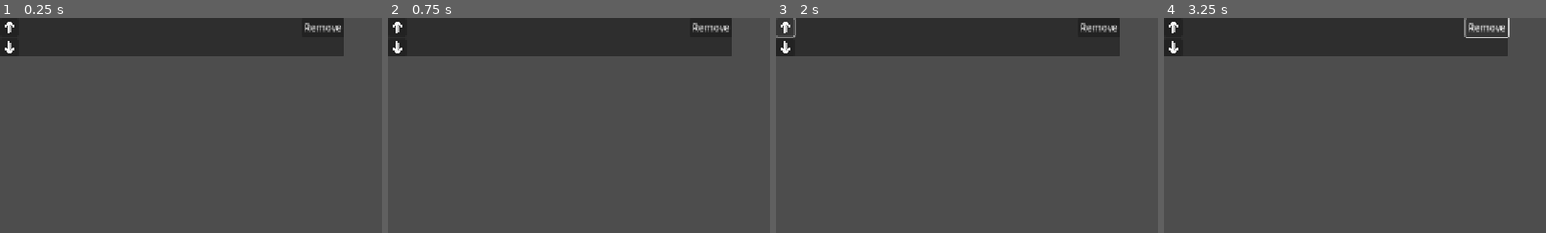
Above: before the commit, frames 1-4 (left to right).
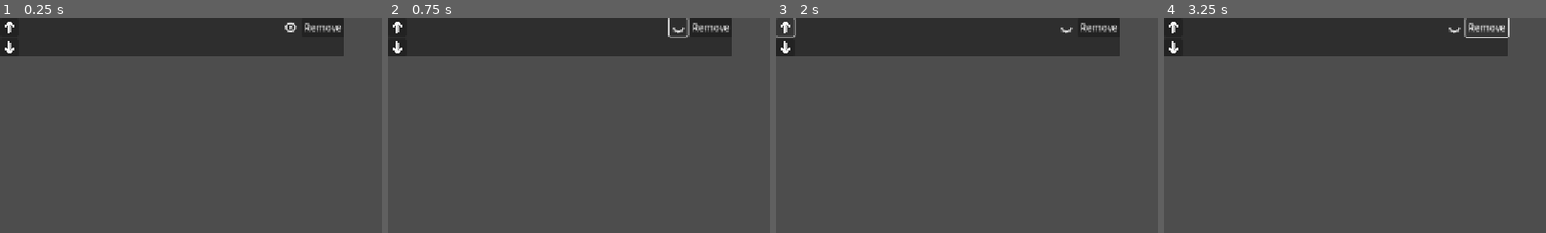
Above: after the commit, the same moments.

Repository: thebuddyadrian/CS469-Final-Project-Image-Processing-Learning-Tool
Game: Godot game, scene res://scenes/algorithm_editor/algorithm_editor.tscn
The game is run twice, just before and just after one commit, with the same random seed, the same clock (stepped at 60 frames per second) and the same inputs. This scene is started directly instead of the project's main scene.
Inputs (mouse positions are % of the whole screen's width and height, from its top left):
- Up to frame 1 (0.25 s): no input
- Up to frame 2 (0.75 s): click (38, 2) at 0.52 s
- Up to frame 3 (2 s): click (1, 2) at 1.25 s
- Up to frame 4 (3.25 s): click (1, 7) at 2 s; click "Remove" at 2.75 s
The pictures show only the part of the screen within x 0-50%, y 0-50%; the shares and areas given below are measured in that part.

The runs differ from the first frame. In frame 1, 0.1% of the frame differs, in the area x 74-78%, y 1-7%; in frame 2, 0.2%, in the area x 73-79%, y 0-10%; in frame 3, less than 0.1%; in frame 4, less than 0.1%.
Error before the commit: Invalid access to property or key of type 'String' on a base object of type 'Dictionary'. (res://scenes/algorithm_editor/algorithm_editor.gd:23)
Error after the commit: Invalid access to property or key of type 'String' on a base object of type 'Dictionary'. (res://scenes/algorithm_editor/algorithm_editor.gd:25)

Commit message:
added ability to temporarily disable filters

Diff:
--- /dev/null
+++ b/assets/GuiVisibilityHidden.svg
@@ -0,0 +1 @@
+<svg xmlns="http://www.w3.org/2000/svg" width="16" height="16"><path fill="#e0e0e0" d="m2.96 7.727-1.921.548c.32 1.12.824 2.06 1.432 2.84l-.834.834 1.414 1.414.843-.843c.986.747 2.077 1.206 3.106 1.386V15h2v-1.094c1.029-.18 2.12-.639 3.105-1.386l.844.843 1.414-1.414-.834-.834a8.285 8.285 0 0 0 1.432-2.84l-1.922-.548C12.163 10.79 9.499 12 7.999 12s-4.163-1.209-5.038-4.273z"/></svg>
--- /dev/null
+++ b/assets/GuiVisibilityVisible.svg
@@ -0,0 +1 @@
+<svg xmlns="http://www.w3.org/2000/svg" width="16" height="16"><path fill="#e0e0e0" d="M8 2C5.443 2 2.209 3.948 1.045 7.705a1 1 0 0 0 0 .55C2.163 12.211 5.5 14 8 14s5.836-1.789 6.961-5.725a1 1 0 0 0 0-.55C13.861 3.935 10.554 2 8 2zm0 2a4 4 0 0 1 0 8 4 4 0 0 1 0-8zm0 2a2 2 0 0 0 0 4 2 2 0 0 0 0-4z"/></svg>
--- a/assets/arrow.svg
+++ /dev/null
@@ -1 +0,0 @@
-<svg xmlns="http://www.w3.org/2000/svg" xmlns:xlink="http://www.w3.org/1999/xlink" version="1.1" x="0px" y="0px" viewBox="0 0 100 100" enable-background="new 0 0 100 100" xml:space="preserve"><path d="M57.8,31.7c3.2,3.2,15.8,15.8,16,16c3.1,3,7.9,3,11,0c3.1-3,3.1-8,0-11C84.6,36.5,55.5,7.3,55.5,7.3c-3.1-3.1-8.1-3.1-11,0  c0,0-28.8,28.7-29.4,29.4c-3,3-3,7.9,0,11c3.1,3,8.1,3,11.1,0c0.6-0.6,16-16.1,16-16.1v55.5c0,4.3,3.5,7.8,7.8,7.8  c4.3,0,7.8-3.5,7.8-7.8V31.7z"></path></svg>
--- a/main.gd
+++ b/main.gd
@@ -10,3 +10,4 @@
 	algorithm_manager.algorithm_moved_up.connect(multi_shader_image.move_shader_up)
 	algorithm_manager.algorithm_moved_down.connect(multi_shader_image.move_shader_down)
 	algorithm_manager.algorithm_parameter_changed.connect(multi_shader_image.change_shader_parameter)
+	algorithm_manager.algorithm_toggled.connect(multi_shader_image.set_shader_visible)
--- a/scenes/algorithm_editor/algorithm_editor.gd
+++ b/scenes/algorithm_editor/algorithm_editor.gd
@@ -10,8 +10,10 @@
 @onready var algorithm_name: Label = %AlgorithmName
 @onready var parameter_sliders: VBoxContainer = %ParameterSliders
 @onready var hbox_container: HBoxContainer = $HBoxContainer
+@onready var enabled_button: Button = %EnabledButton
 
 signal remove() # Emitted when this slider should be removed and the applied shader should be undone
+signal toggle(toggle_on) # Emitted when this algorithm should be temporarily disabled/enabled
 signal parameter_changed(parameter, value) # Emitted when a parameter changes
 signal move_up()
 signal move_down()
@@ -51,3 +53,11 @@
 # To tell the parent we should be moved down in the list
 func _on_move_down_pressed() -> void:
 	move_down.emit()
+
+
+func _on_enabled_button_toggled(toggled_on:bool) -> void:
+	if toggled_on:
+		enabled_button.icon = preload("res://assets/GuiVisibilityVisible.svg")
+	else:
+		enabled_button.icon = preload("res://assets/GuiVisibilityHidden.svg")
+	toggle.emit(toggled_on)
--- a/scenes/algorithm_editor/algorithm_editor.tscn
+++ b/scenes/algorithm_editor/algorithm_editor.tscn
@@ -1,8 +1,9 @@
-[gd_scene load_steps=4 format=3 uid="uid://d1ojgju21jqk0"]
+[gd_scene load_steps=5 format=3 uid="uid://d1ojgju21jqk0"]
 
 [ext_resource type="Script" uid="uid://br8jybhejfht7" path="res://scenes/algorithm_editor/algorithm_editor.gd" id="1_cn3q2"]
 [ext_resource type="Texture2D" uid="uid://720rq6pccuy6" path="res://assets/arrow_up.png" id="2_up4is"]
 [ext_resource type="Texture2D" uid="uid://cf740g51nsj5f" path="res://assets/arrow_down.png" id="3_kjdv1"]
+[ext_resource type="Texture2D" uid="uid://cmj4njmpw0hkt" path="res://assets/GuiVisibilityVisible.svg" id="4_y0s4s"]
 
 [node name="AlgorithmEditor" type="PanelContainer"]
 custom_minimum_size = Vector2(271, 64)
@@ -45,9 +46,25 @@
 unique_name_in_owner = true
 layout_mode = 2
 
+[node name="Spacer" type="Control" parent="HBoxContainer/VBoxContainer/HBoxContainer"]
+layout_mode = 2
+size_flags_horizontal = 3
+
+[node name="EnabledButton" type="Button" parent="HBoxContainer/VBoxContainer/HBoxContainer"]
+unique_name_in_owner = true
+custom_minimum_size = Vector2(30, 30)
+layout_mode = 2
+size_flags_horizontal = 8
+size_flags_vertical = 4
+toggle_mode = true
+button_pressed = true
+icon = ExtResource("4_y0s4s")
+flat = true
+expand_icon = true
+
 [node name="RemoveButton" type="Button" parent="HBoxContainer/VBoxContainer/HBoxContainer"]
 layout_mode = 2
-size_flags_horizontal = 10
+size_flags_horizontal = 8
 size_flags_vertical = 0
 text = "Remove"
 
@@ -57,4 +74,5 @@
 
 [connection signal="pressed" from="HBoxContainer/Move/MoveUp" to="." method="_on_move_up_pressed"]
 [connection signal="pressed" from="HBoxContainer/Move/MoveDown" to="." method="_on_move_down_pressed"]
+[connection signal="toggled" from="HBoxContainer/VBoxContainer/HBoxContainer/EnabledButton" to="." method="_on_enabled_button_toggled"]
 [connection signal="pressed" from="HBoxContainer/VBoxContainer/HBoxContainer/RemoveButton" to="." method="_on_remove_button_pressed"]
--- a/scenes/algorithm_manager/algorithm_manager.gd
+++ b/scenes/algorithm_manager/algorithm_manager.gd
@@ -8,6 +8,7 @@
 
 signal algorithm_added(shader_name)
 signal algorithm_removed(index)
+signal algorithm_toggled(index, toggled_on)
 signal algorithm_parameter_changed(index, parameter, value)
 signal algorithm_moved_up(index)
 signal algorithm_moved_down(index)
@@ -32,6 +33,7 @@
 	algorithm_editor.move_down.connect(_on_algorithm_move_down.bind(algorithm_editor))
 	algorithm_editor.move_up.connect(_on_algorithm_move_up.bind(algorithm_editor))
 	algorithm_editor.parameter_changed.connect(_on_algorithm_parameter_changed.bind(algorithm_editor))
+	algorithm_editor.toggle.connect(_on_algorithm_toggle.bind(algorithm_editor))
 	algorithm_added.emit(shader_name)
 	algorithm_editors.add_child(algorithm_editor)
 
@@ -40,6 +42,11 @@
 func _on_algorithm_remove(algorithm_editor: Node) -> void:
 	algorithm_editor.queue_free()
 	algorithm_removed.emit(algorithm_editor.get_index())
+
+
+# When the child AlgorithmEditor is toggled on or off
+func _on_algorithm_toggle(toggled_on: bool, algorithm_editor: Node) -> void:
+	algorithm_toggled.emit(algorithm_editor.get_index(), toggled_on)
 
 
 # When an Algorithm requests to be moved up
--- a/scenes/multi_shader_image/multi_shader_image.gd
+++ b/scenes/multi_shader_image/multi_shader_image.gd
@@ -46,6 +46,13 @@
 	shader_holder.remove_child(shader_holder.get_child(idx))
 
 
+# Can be used to temporarily disable a shader
+func set_shader_visible(idx: int, visible: bool):
+	if shader_holder.get_child_count() <= idx:
+		return
+	shader_holder.get_child(idx).visible = visible
+
+
 func get_shader_name(idx: int) -> String:
 	return shader_holder.get_child(idx).shader
 
Not shown, added: assets/GuiVisibilityHidden.svg.import
Not shown, added: assets/GuiVisibilityVisible.svg.import
